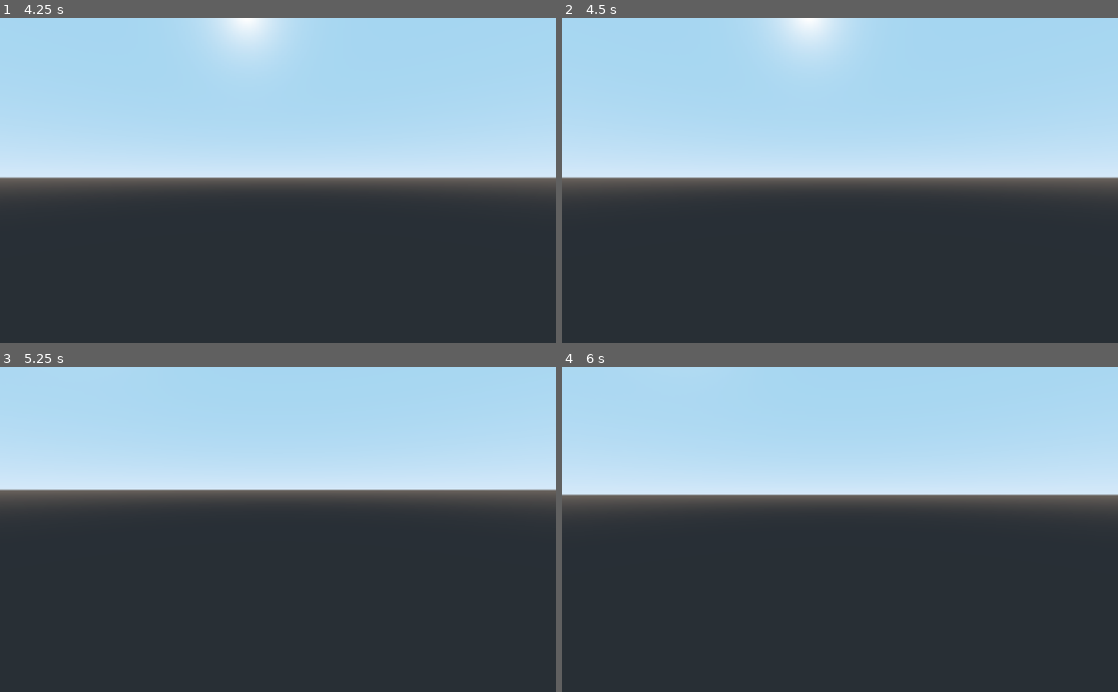
Above: before the commit, frames 1-4 (two rows, left to right).
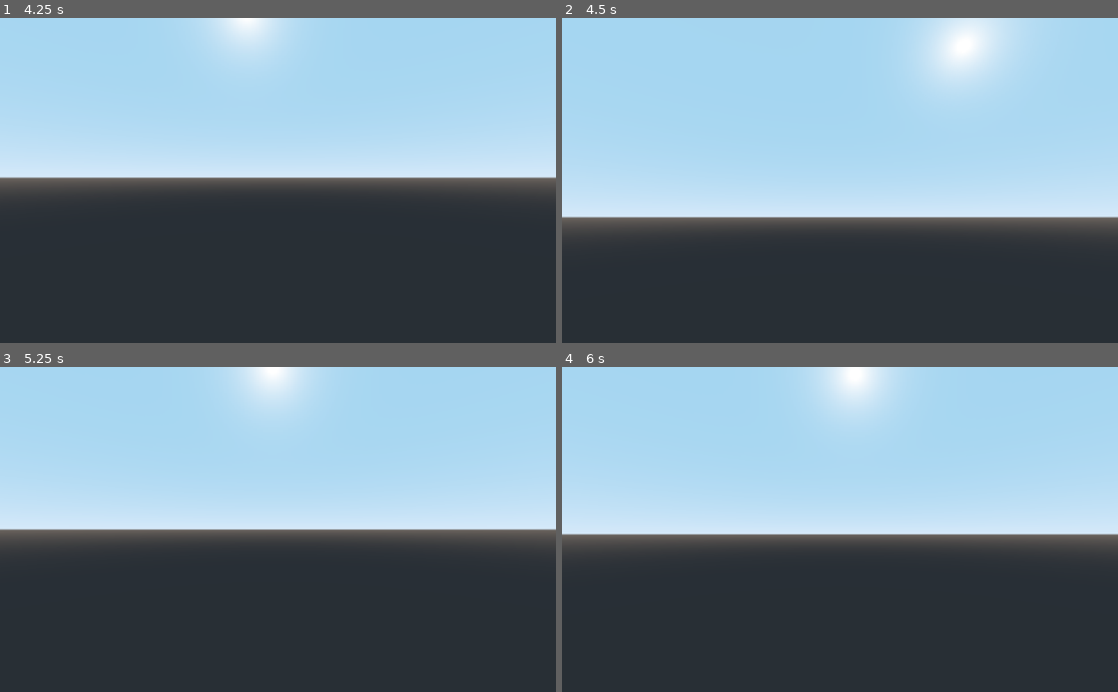
Above: after the commit, the same moments.

Repository: bd9lut935a/vt3
Game: Godot game, scene res://main.tscn
Two runs of this game, one before a commit and one after it. Both use one fixed random seed, a clock stepped at 60 frames per second and the inputs below.
Inputs (mouse positions are in pixels of both pictures, inside the frame that each line leads up to):
- Up to frame 1 (4.25 s): tap Enter (ui_accept) at 0.5, 0.6, 0.77, 1.07, 1.25, 1.52, 1.55, 1.82, 2, 2.3, 2.75, 3.02, 3.05, 3.32, 3.5, 3.6, 3.77, 4.07 s; move the mouse to (305, 180) at 0.52 s; hold Up (ui_up) from 0.53 s (still down); click (305, 180) at 0.67 s; move the mouse to (250, 180) at 1.27 s; tap F at 1.35 s; click (250, 180) at 1.42 s; move the mouse to (289, 174) at 2.02 s; hold E 2.03-2.78 s; click (289, 174) at 2.17 s; move the mouse to (272, 187) at 2.77 s; tap Q at 2.85 s; click (272, 187) at 2.92 s; move the mouse to (316, 183) at 3.52 s; click (316, 183) at 3.67 s; tap Escape (ui_cancel) at 4.15 s
- Up to frame 2 (4.5 s): tap Enter (ui_accept) at 4.25 s; move the mouse to (673, 131) at 4.27 s; release Up (ui_up) at 4.28 s; hold Left (ui_left) from 4.28 s (still down); tap F at 4.35 s; click (673, 131) at 4.42 s
- Up to frame 3 (5.25 s): tap Enter (ui_accept) at 4.52, 4.55, 4.82 s; move the mouse to (283, 529) at 5.02 s; release Left (ui_left) at 5.03 s; hold Up (ui_up) from 5.03 s (still down); hold E from 5.03 s (still down); click (283, 529) at 5.17 s
- Up to frame 4 (6 s): tap Enter (ui_accept) at 5.3 s; move the mouse to (817, 523) at 5.77 s; release Up (ui_up) at 5.78 s; release E at 5.78 s; hold Right (ui_right) from 5.78 s (still down); tap Q at 5.85 s; click (817, 523) at 5.92 s

Frame 1 is identical in both runs. In frame 2, 23% of the frame differs, in the area x 0-100%, y 0-67%; in frame 3, 20%; in frame 4, 21%.

Commit message:
add: simplified

Diff:
--- a/src/fpv.gd
+++ b/src/fpv.gd
@@ -17,7 +17,6 @@
 onready var cam = $Camera
 onready var shape = $CollisionShape
 
-
 func _ready():
 	var capsule = CapsuleShape.new()
 	capsule.height = PLAYER_HEIGHT
@@ -25,11 +24,7 @@
 	shape.shape = capsule
 	cam.translation.y = CAMERA_HEIGHT
 
-
 func _input(event):
-	if Input.get_mouse_mode() != Input.MOUSE_MODE_CAPTURED:
-		return
-
 	# Toggle fly mode
 	if event is InputEventKey and event.is_pressed():
 		if event.scancode == KEY_F:
@@ -41,12 +36,7 @@
 		cam.rotate_x(deg2rad(-event.relative.y * mouse_sensitivity))
 		cam.rotation_degrees.x = clamp(cam.rotation_degrees.x, -85, 85)
 
-
 func _physics_process(delta):
-	if Input.get_mouse_mode() != Input.MOUSE_MODE_CAPTURED:
-		velocity = move_and_slide(Vector3.ZERO, Vector3.UP)
-		return
-
 	var direction = Vector3.ZERO
 	if Input.is_action_pressed("ui_up"):
 		direction -= transform.basis.z
@@ -76,8 +66,7 @@
 		velocity.z = direction.z * speed
 		velocity.y += gravity * delta
 
-		if is_on_floor():
-			if Input.is_action_just_pressed("ui_accept"):  # Space
-				velocity.y = jump_strength
+		if is_on_floor() and Input.is_action_just_pressed("ui_accept"):  # Space
+			velocity.y = jump_strength
 
 		velocity = move_and_slide(velocity, Vector3.UP)
--- a/src/main.gd
+++ /dev/null
@@ -1,21 +0,0 @@
-extends Node
-
-var mouse_captured = false
-
-func _ready():
-	# Start mouse free and visible
-	Input.set_mouse_mode(Input.MOUSE_MODE_CAPTURED)
-	mouse_captured = true
-
-func _unhandled_input(event):
-	# --- Capture mouse on left click ---
-	if not mouse_captured:
-		if event is InputEventMouseButton and event.button_index == BUTTON_LEFT and event.pressed:
-			Input.set_mouse_mode(Input.MOUSE_MODE_CAPTURED)
-			mouse_captured = true
-			return
-
-	# --- Release with ESC ---
-	if mouse_captured and event.is_action_pressed("ui_cancel"):
-		Input.set_mouse_mode(Input.MOUSE_MODE_VISIBLE)
-		mouse_captured = false
--- a/src/main.tscn
+++ b/src/main.tscn
@@ -1,11 +1,9 @@
-[gd_scene load_steps=4 format=2]
+[gd_scene load_steps=3 format=2]
 
 [ext_resource path="res://fpv.tscn" type="PackedScene" id=1]
 [ext_resource path="res://platform.tscn" type="PackedScene" id=2]
-[ext_resource path="res://main.gd" type="Script" id=3]
 
 [node name="Main" type="Spatial"]
-script = ExtResource( 3 )
 
 [node name="Platform" parent="." instance=ExtResource( 2 )]
 transform = Transform( 1, 0, 0, 0, 1, 0, 0, 0, 1, -0.635692, 0, -0.72277 )
Not shown, changed: docs/index.html
Not shown, changed: docs/index.pck
